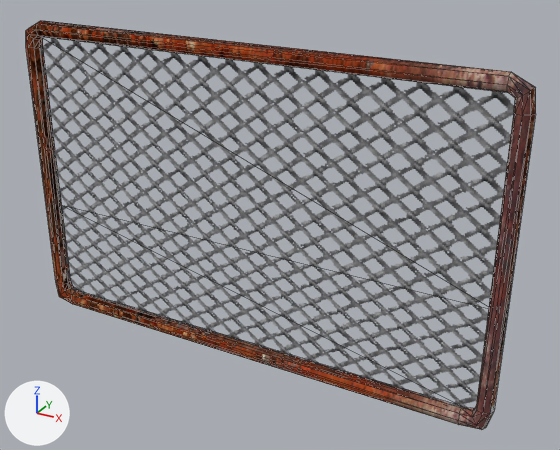
What one commit did to the glTF model models/PortonAlambres.glb.
Rendered twice from a 50 mm lens placed at (1.008, -1.63, 0.803), pointed at (0.092, 0.036, -0.03). The axes (+X, +Y, +Z) are drawn at lower left. The lights are the same throughout. Mesh edges are drawn as thin lines. Where no turn or scale is listed for an object, it has been applied to the vertices.

The older version as bpy lines, for what is in view:
```python
me_cube_032 = bpy.data.meshes.new('Cube.032')
me_cube_032.from_pydata(...)  # 6 vertices, 4 faces; spans x -0.675..0.68, y 0.001, z -0.411..0.411
me_cube_032.materials.append(mat_alambrado)
me_cube_033 = bpy.data.meshes.new('Cube.033')
me_cube_033.from_pydata(...)  # 96 vertices, 192 faces; spans x -0.718..0.716, y -0.028..0.028, z -0.453..0.453
me_cube_033.materials.append(mat_desague)  # picture img_old_rusty_metal_texture_big_22
ob_cube_046 = bpy.data.objects.new('Cube.046', me_cube_032)
ob_cube_046.location = (0.0, 0.0, 0.0)
ob_cube_047 = bpy.data.objects.new('Cube.047', me_cube_033)
ob_cube_047.location = (0.0, 0.0, 0.0)
```
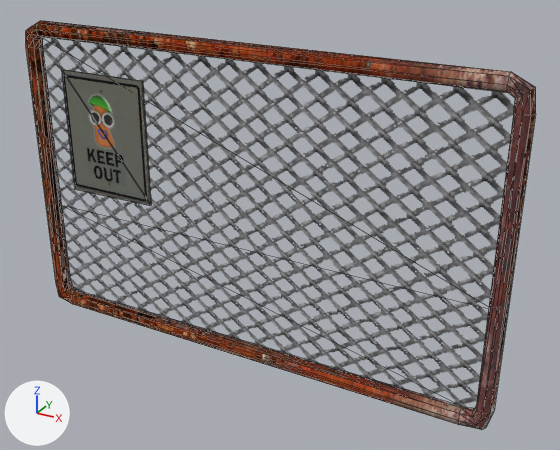
Changed parts and their boxes (x1, y1, x2, y2) in the pictures (560 x 450 px):
'Cube.075', added
    after: (62, 70, 151, 205)

What the commit changed:
Picture 'Honguin' (img_honguin) is new.
Material 'Honguin' (mat_honguin) is new.
Uses the picture img_honguin.
Mesh me_cube_064 is new.
It has 8 vertices, 4 faces and spans x -0.142..0.146, y 0.001..0.004, z -0.273..0.09.
It uses material mat_honguin.
Object 'Cube.075' (ob_cube_075) is new; it shows me_cube_064.
Its location is (-0.454, -0.005, 0.232).
